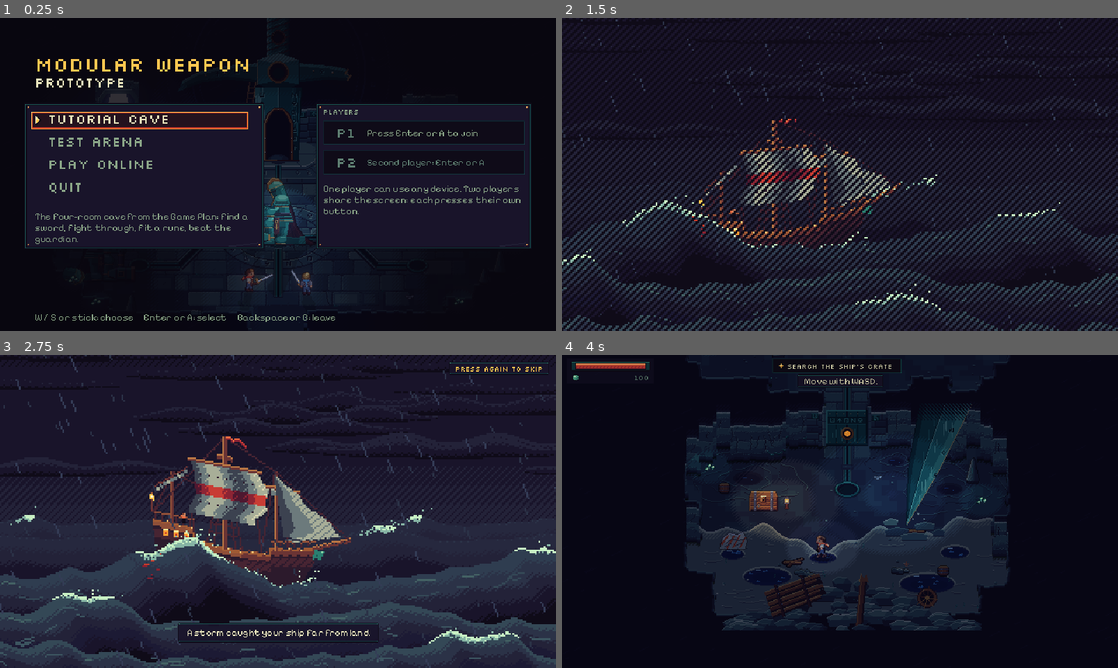
Above: before the commit, frames 1-4 (two rows, left to right).
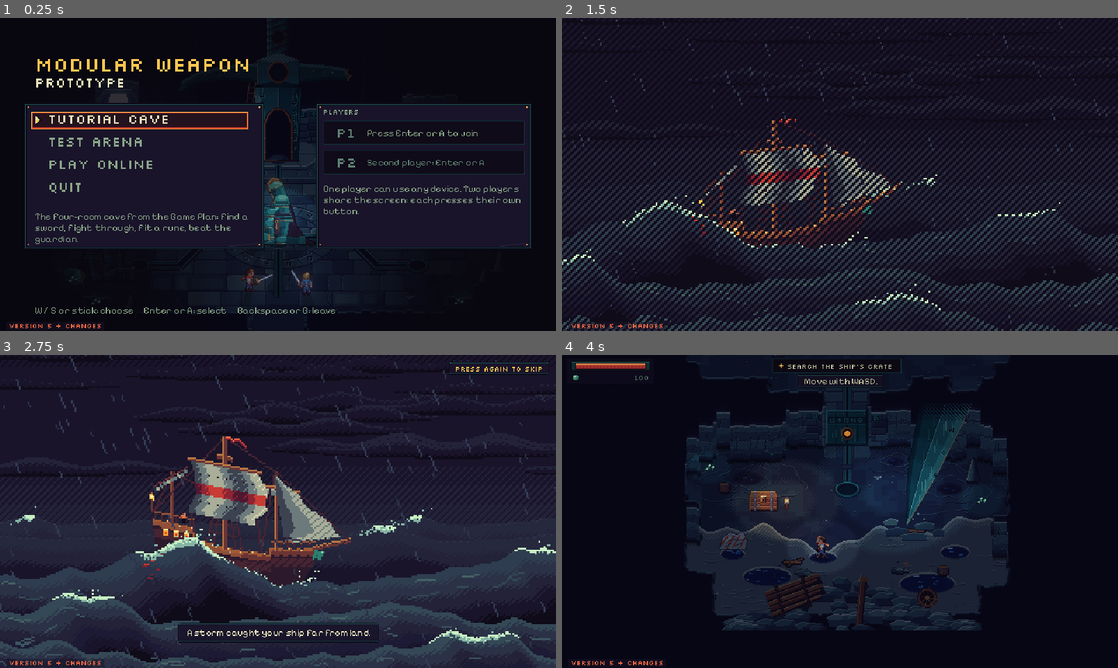
Above: after the commit, the same moments.

Repository: Durrannus/Modular-weapon-prototype
Game: Godot game, scene res://scenes/boot.tscn
Two runs of this game, one before a commit and one after it. Both use one fixed random seed, a clock stepped at 60 frames per second and the inputs below.
Inputs (mouse positions are in pixels of both pictures, inside the frame that each line leads up to):
- Up to frame 1 (0.25 s): no input
- Up to frame 2 (1.5 s): tap Enter (menu_place) at 0.5 s; move the mouse to (962, 158) at 0.52 s; hold D (move_right) 0.53-1.25 s; hold Tab (build) 0.53-1.25 s; click (962, 158) at 0.67 s; tap Space (dash) at 1.25 s; drag from (728, 190) to (812, 237) at 1.27 s
- Up to frame 3 (2.75 s): move the mouse to (333, 442) at 2.02 s; hold D (move_right) from 2.03 s (still down); hold Tab (build) from 2.03 s (still down); tap Q (ability2) at 2.1 s; click (333, 442) at 2.17 s
- Up to frame 4 (4 s): release D (move_right) at 2.75 s; release Tab (build) at 2.75 s; drag from (812, 574) to (673, 464) at 2.77 s; tap Enter (menu_place) at 3.5 s; move the mouse to (1006, 558) at 3.52 s; hold A (move_left) from 3.53 s (still down); hold Tab (build) from 3.53 s (still down); click (1006, 558) at 3.67 s

The runs differ from the first frame. In frame 1, 0.6% of the frame differs, in the area x 1-61%, y 92-100%; in frame 2, 0.2%; in frame 3, less than 0.1%; in frame 4, less than 0.1%.

Commit message:
Show the version number in the bottom-left corner of every screen
The game now says "Version 5" in the corner of the title, the arena, the
cave and the menus (the forge covers it), so after a pull you can see
which copy you are running and two players can check they match.

- scripts/version.gd holds the number and a fingerprint of the game's
  files; scripts/ui/version_label.gd draws it and says "+ changes" when
  the files are no longer the ones the number was given to.
- tests/version_check.gd checks the two match; "-- stamp" gives a changed
  game the next number. README: run it before every push.
- The chain and swing path rows, the arena hint and the title hint move
  up 8 pixels to leave the corner free.
- The online screens point at the number instead of "the same copy".

Co-Authored-By: Claude Fable 5.2 <noreply@anthropic.com>
Claude-Session: https://claude.ai/code/session_01PcDKVkPofzbtLy82C9TbQ8

Diff:
--- a/project.godot
+++ b/project.godot
@@ -12,6 +12,7 @@
 [autoload]
 
 InputSetup="*res://scripts/input_setup.gd"
+VersionLabel="*res://scripts/ui/version_label.gd"
 
 [display]
 
--- a/scripts/net/session.gd
+++ b/scripts/net/session.gd
@@ -296,7 +296,7 @@
 	if str(theirs.get("engine", "")) != str(mine["engine"]):
 		return "You two are running different versions of Godot (%s and %s). You both need the same one." % [str(theirs.get("engine", "?")), mine["engine"]]
 	if int(theirs.get("protocol", -1)) != PROTOCOL or str(theirs.get("build", "")) != str(mine["build"]):
-		return "Your two copies of the game are different. You both need exactly the same copy (the same download, or the same commit)."
+		return "Your two copies of the game are different. Look at the version number in the bottom-left corner: you both need the same one."
 	return ""
 
 
--- a/scripts/ui/hud.gd
+++ b/scripts/ui/hud.gd
@@ -179,7 +179,7 @@
 		if not many:
 			_draw_chain(player)
 			var hint := "Tab / Y: forge    Click / X: attack    Space / A: dodge"
-			panel.draw_string(Art.font("PixelifySans-Regular"), Vector2(0, SIZE.y - 8), hint, HORIZONTAL_ALIGNMENT_RIGHT, SIZE.x - MARGIN, 11, DIM)
+			panel.draw_string(Art.font("PixelifySans-Regular"), Vector2(0, SIZE.y - 16), hint, HORIZONTAL_ALIGNMENT_RIGHT, SIZE.x - MARGIN, 11, DIM)
 
 
 ## The sword's active runes, under the health bar: a slot for each with the rune's
@@ -245,7 +245,7 @@
 func _draw_chain(p) -> void:
 	var steps: Array = p.weapon.get("steps", [])
 	var x := MARGIN
-	var y := SIZE.y - 54.0
+	var y := SIZE.y - 62.0
 	_head("Chain", Vector2(x, y - 5), DIM)
 	for i in steps.size():
 		var label: String = steps[i]["move"]
@@ -279,7 +279,7 @@
 		cells.append([label, w])
 		total += w + (10.0 if s < line.size() - 1 else 0.0)
 	var x := SIZE.x - MARGIN - total if right else MARGIN
-	var y := SIZE.y - 20.0
+	var y := SIZE.y - 28.0   # room below for the version number
 	var title := "Swing path"
 	if players.size() > 1:
 		title = "P%d swing path" % (i + 1)
--- a/scripts/ui/online_menu.gd
+++ b/scripts/ui/online_menu.gd
@@ -89,7 +89,7 @@
 	var first: Control = null
 	match v:
 		"choose":
-			info.text = "Two players, one on each computer.\n\nOne of you hosts and tells the other the address the game shows. The other joins with that address.\n\nYou both need exactly the same copy of the game."
+			info.text = "Two players, one on each computer.\n\nOne of you hosts and tells the other the address the game shows. The other joins with that address.\n\nYou both need the same version of the game: the number in the bottom-left corner."
 			first = _button("Host a game", _host)
 			_button("Join a game", func(): _show("join"))
 			_button("Back", func(): back.emit())
--- a/scripts/ui/swing_forge.gd
+++ b/scripts/ui/swing_forge.gd
@@ -77,6 +77,7 @@
 
 func _ready() -> void:
 	layer = 10
+	add_to_group("covers_version")   # its plates fill the corner the version number sits in
 	process_mode = Node.PROCESS_MODE_ALWAYS
 	root = Control.new()
 	root.size = Vector2(640, 360)
--- a/scripts/ui/title.gd
+++ b/scripts/ui/title.gd
@@ -224,7 +224,7 @@
 	for l in _wrap(help, 232.0, pix):
 		root.draw_string(pix, Vector2(px, hy), l, HORIZONTAL_ALIGNMENT_LEFT, -1, 11, DIM)
 		hy += 13.0
-	root.draw_string(pix, Vector2(40, 348), "W / S or stick: choose      Enter or A: select      Backspace or B: leave", HORIZONTAL_ALIGNMENT_LEFT, -1, 11, DIM)
+	root.draw_string(pix, Vector2(40, 340), "W / S or stick: choose      Enter or A: select      Backspace or B: leave", HORIZONTAL_ALIGNMENT_LEFT, -1, 11, DIM)
 
 
 func _wrap(text: String, width: float, f: Font) -> Array:
--- /dev/null
+++ b/scripts/ui/version_label.gd
@@ -0,0 +1,67 @@
+extends CanvasLayer
+## The version number, small, in the bottom-left corner of every screen: the
+## title, the arena, the cave and the menus. It is there so you can
+## tell which copy of the game you are running, and so two people can check
+## they have the same one before they play together.
+##
+## The number itself lives in scripts/version.gd. This also checks, a few files
+## a frame so nothing stutters, that the game's files are still the ones that
+## number was given to. If they aren't, it says "+ changes".
+##
+## A screen that fills that corner itself (the forge) joins the group
+## "covers_version"; the number steps aside while such a screen is open.
+##
+## It only draws: it never touches the game, so it is safe for online play.
+
+const Version := preload("res://scripts/version.gd")
+const Art := preload("res://scripts/art.gd")
+const DIM := Color("#8ba688")
+const EMBER := Color("#f06a40")
+const SHADE := Color(0.098, 0.078, 0.165, 0.5)
+const AT := Vector2(10, 357)       # where the words start (their baseline)
+const BUDGET_MSEC := 2             # how long the file check may take each frame
+
+var changed := false
+var checked := false               # true once every file has been looked at
+var _panel: Control
+var _left: Array = []
+var _ctx: HashingContext
+
+
+func _ready() -> void:
+	layer = 100
+	process_mode = Node.PROCESS_MODE_ALWAYS
+	_panel = Control.new()
+	_panel.size = Vector2(640, 360)
+	_panel.mouse_filter = Control.MOUSE_FILTER_IGNORE
+	_panel.draw.connect(_draw_label)
+	add_child(_panel)
+	_left = Version.files()
+	_ctx = Version.begin()
+
+
+func _process(_delta: float) -> void:
+	var covered := false
+	for n in get_tree().get_nodes_in_group("covers_version"):
+		if n.get("is_open") == true:
+			covered = true
+	visible = not covered
+	if checked:
+		return
+	var until := Time.get_ticks_msec() + BUDGET_MSEC
+	while not _left.is_empty() and Time.get_ticks_msec() < until:
+		Version.add(_ctx, _left.pop_front())
+	if _left.is_empty():
+		changed = Version.finish(_ctx) != Version.FILES
+		checked = true
+		_ctx = null
+		if changed:
+			_panel.queue_redraw()
+
+
+func _draw_label() -> void:
+	var f := Art.font("Silkscreen-Regular")
+	var text := Version.label(changed).to_upper()
+	var w := ceilf(f.get_string_size(text, HORIZONTAL_ALIGNMENT_LEFT, -1, 8).x)
+	_panel.draw_rect(Rect2(AT.x - 3, AT.y - 7, w + 6, 9), SHADE)
+	_panel.draw_string(f, AT, text, HORIZONTAL_ALIGNMENT_LEFT, -1, 8, EMBER if changed else DIM)
--- /dev/null
+++ b/scripts/version.gd
@@ -0,0 +1,83 @@
+extends RefCounted
+## The game's version number. It is shown small in the bottom-left corner of every
+## screen (scripts/ui/version_label.gd), so anyone can see which copy they have,
+## and two people can check that they have the same one.
+##
+## Every push that changes the game gets the next number. Don't edit the two
+## lines below by hand. After changing anything, run
+##   godot --headless --path . -s tests/version_check.gd -- stamp
+## It raises NUMBER by one and writes the fingerprint of the game's files into
+## FILES. Run it without "-- stamp" to check that the two still match.
+##
+## A copy whose files no longer match FILES (someone changed a script or a
+## picture and didn't stamp) shows "+ changes" after its number, so the number
+## never claims more than it knows.
+
+const NUMBER := 5
+const FILES := "a2086f43c8ca"
+
+## Everything that makes the game what it is. Not project.godot (the editor
+## rewrites it), not the tests, and not this file (it holds the answer).
+const FOLDERS := ["res://scripts", "res://art", "res://parts", "res://scenes", "res://shaders"]
+const TEXT := ["gd", "json", "tres", "tscn", "gdshader"]
+const OTHER := ["png", "ttf", "wav", "ogg", "mp3"]
+const SELF := "res://scripts/version.gd"
+
+
+## What the corner of the screen says.
+static func label(changed := false) -> String:
+	return "Version %d%s" % [NUMBER, " + changes" if changed else ""]
+
+
+## Every file the fingerprint covers, in a fixed order.
+static func files() -> Array:
+	var out: Array = []
+	for folder in FOLDERS:
+		_list(folder, out)
+	out.erase(SELF)
+	out.sort()
+	return out
+
+
+static func _list(dir_path: String, into: Array) -> void:
+	var dir := DirAccess.open(dir_path)
+	if dir == null:
+		return
+	for sub in dir.get_directories():
+		if not sub.begins_with("."):
+			_list(dir_path + "/" + sub, into)
+	for f in dir.get_files():
+		var ending := f.get_extension().to_lower()
+		if ending in TEXT or ending in OTHER:
+			into.append(dir_path + "/" + f)
+
+
+static func begin() -> HashingContext:
+	var ctx := HashingContext.new()
+	ctx.start(HashingContext.HASH_SHA256)
+	return ctx
+
+
+## Adds one file to a fingerprint that is being worked out.
+static func add(ctx: HashingContext, path: String) -> void:
+	ctx.update(("%s\n" % path).to_utf8_buffer())
+	var bytes: PackedByteArray
+	if path.get_extension().to_lower() in TEXT:
+		# Windows may save the same file with different line endings: ignore those.
+		bytes = FileAccess.get_file_as_string(path).replace("\r", "").to_utf8_buffer()
+	else:
+		bytes = FileAccess.get_file_as_bytes(path)
+	if not bytes.is_empty():
+		ctx.update(bytes)
+
+
+static func finish(ctx: HashingContext) -> String:
+	return ctx.finish().hex_encode().substr(0, 12)
+
+
+## The fingerprint of the files as they are now, worked out in one go.
+static func files_id() -> String:
+	var ctx := begin()
+	for path in files():
+		add(ctx, path)
+	return finish(ctx)
--- /dev/null
+++ b/tests/version_check.gd
@@ -0,0 +1,39 @@
+extends SceneTree
+## Checks that the version number (scripts/version.gd) was raised when the
+## game's files changed, and raises it when asked.
+##   godot --headless --path . -s tests/version_check.gd            check
+##   godot --headless --path . -s tests/version_check.gd -- stamp   give a changed game the next number
+## Run "stamp" as the last thing before every push that changes the game.
+
+const Version := preload("res://scripts/version.gd")
+
+
+func _init() -> void:
+	var now := Version.files_id()
+	var same := now == Version.FILES
+	if "stamp" in OS.get_cmdline_user_args():
+		if same:
+			print("Nothing has changed: still version %d (%s)." % [Version.NUMBER, now])
+			quit(0)
+			return
+		var text := FileAccess.get_file_as_string(Version.SELF)
+		var number := RegEx.create_from_string("const NUMBER := \\d+")
+		var files := RegEx.create_from_string("const FILES := \"[^\"]*\"")
+		if number.search(text) == null or files.search(text) == null:
+			print("FAIL  couldn't find NUMBER and FILES in %s" % Version.SELF)
+			quit(1)
+			return
+		text = number.sub(text, "const NUMBER := %d" % (Version.NUMBER + 1))
+		text = files.sub(text, "const FILES := \"%s\"" % now)
+		var out := FileAccess.open(Version.SELF, FileAccess.WRITE)
+		out.store_string(text)
+		out.close()
+		print("Stamped: this is now version %d (%s)." % [Version.NUMBER + 1, now])
+		quit(0)
+		return
+	print(("PASS  " if same else "FAIL  ") + "the game's files are the ones version %d was given to (%s%s)" % [
+			Version.NUMBER, now, "" if same else ", stamped %s" % Version.FILES])
+	if not same:
+		print("      Something changed since. Run this again with \"-- stamp\" to give it the next number.")
+	print("RESULT: %s" % ("all passed" if same else "1 failed"))
+	quit(0 if same else 1)
Not shown, added: scripts/ui/version_label.gd.uid
Not shown, added: scripts/version.gd.uid
Not shown, added: tests/version_check.gd.uid
